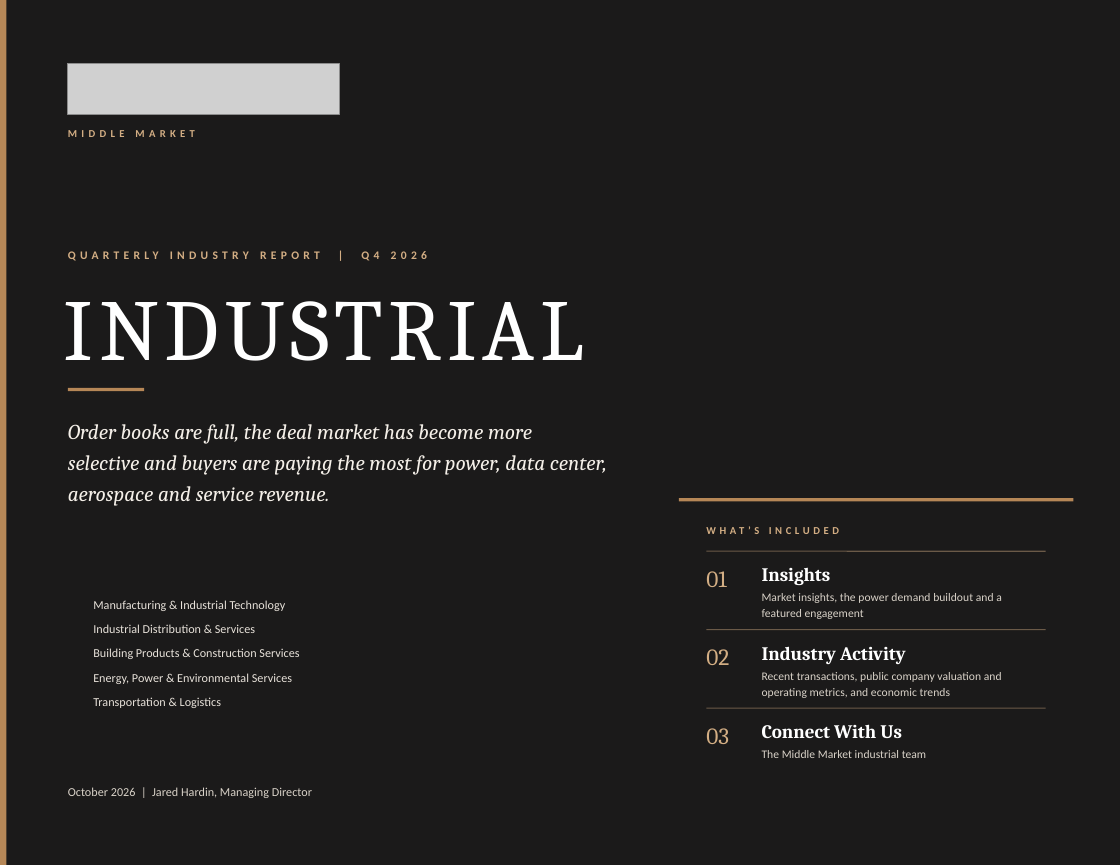
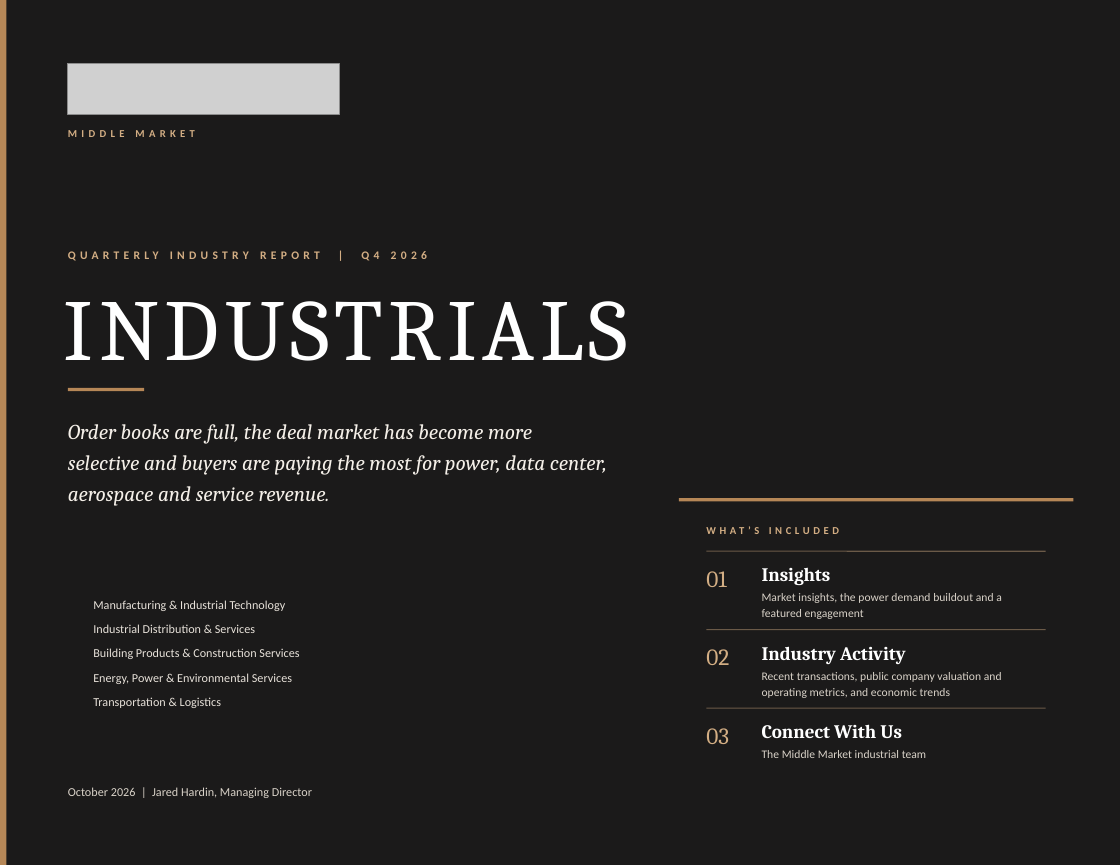
Before and after one commit to jp-hardin/about, a slide deck: slide 1 of mid-market-practice/_build/reports/industrial-q4-2026/brief.pptx. Drawn at 1120x865 pixels with LibreOffice and Linux fonts; fonts in the diff are those of the drawing; grey boxes stand for pictures; background and template pictures are left out. Boxes give left, top, right and bottom in pixels: in the first picture for what was removed or moved away, otherwise in the second. Text is boxed around its words. In the diff, an @@ line names an element or a change of style, - is before the commit and + after.

```diff
--- a/mid-market-practice/_build/reports/industrial-q4-2026/brief.pptx
+++ b/mid-market-practice/_build/reports/industrial-q4-2026/brief.pptx
@@ text at (64,301,629,361): text changed @@
-INDUSTRIAL
+INDUSTRIALS
```
Also in this commit, not shown: 17 other slides changed, 39 other files.
